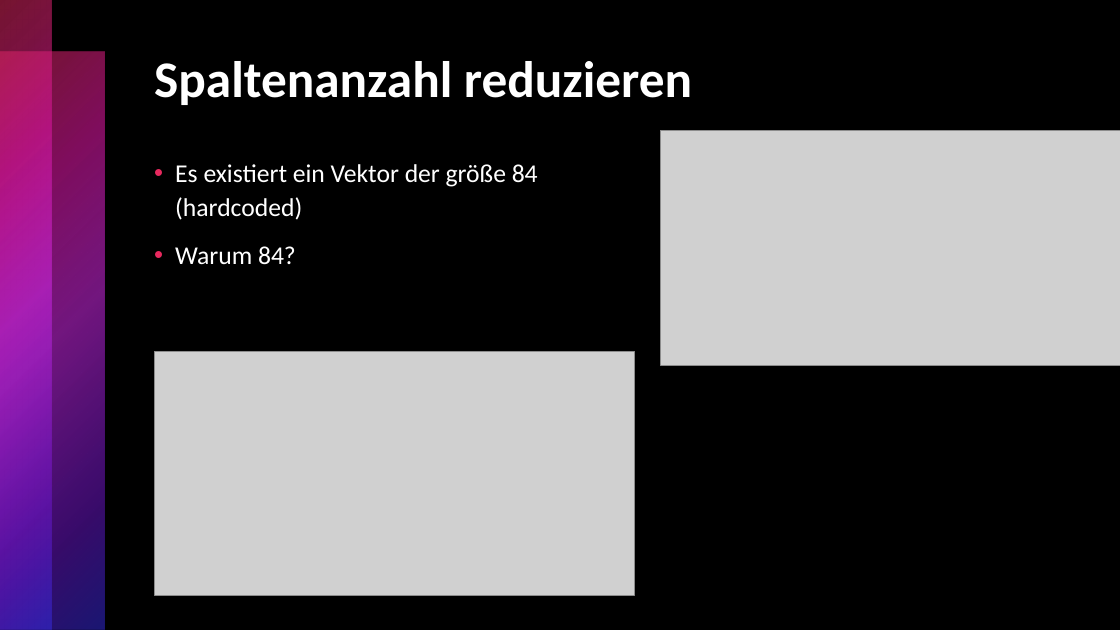
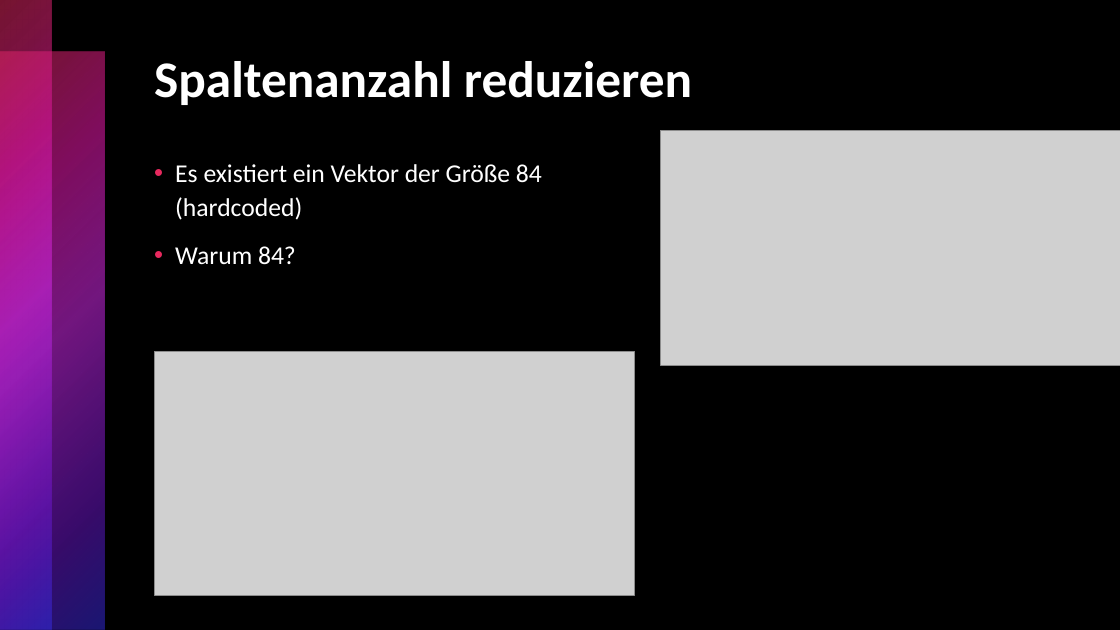
Before and after one commit to f-Hirschmann/ConnectFour-AI, a slide deck: slide 10 of doc/Präsentation.pptx. Drawn at 1120x630 pixels with LibreOffice and Linux fonts; fonts in the diff are those of the drawing; grey boxes stand for pictures. Boxes give left, top, right and bottom in pixels: in the first picture for what was removed or moved away, otherwise in the second. Text is boxed around its words. In the diff, an @@ line names an element or a change of style, - is before the commit and + after.

```diff
--- a/doc/Präsentation.pptx
+++ b/doc/Präsentation.pptx
@@ text at [175,164,542,220]: text changed @@
-• Es existiert ein Vektor der größe 84 (hardcoded)
+• Es existiert ein Vektor der Größe 84 (hardcoded)
```
Also in this commit, not shown: 3 other slides changed.
